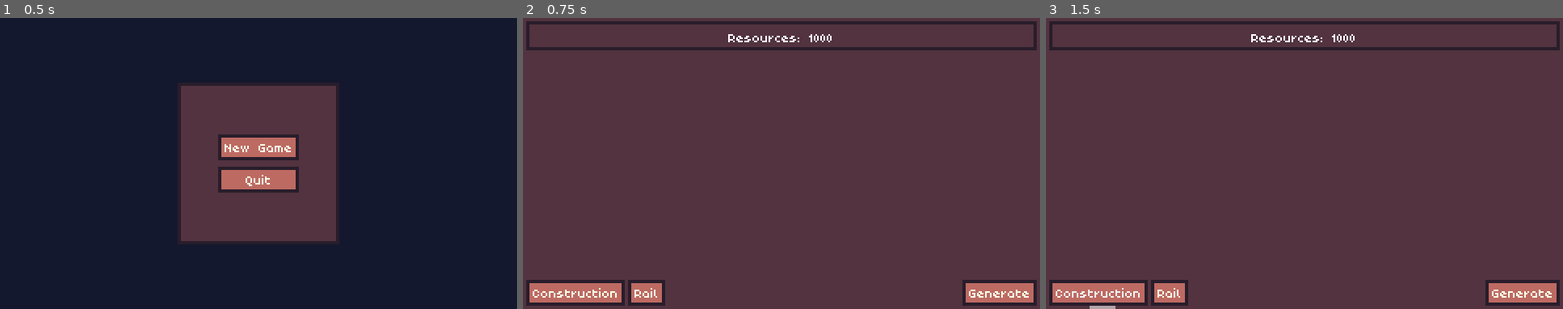
Above: before the commit, frames 1-3 (left to right).
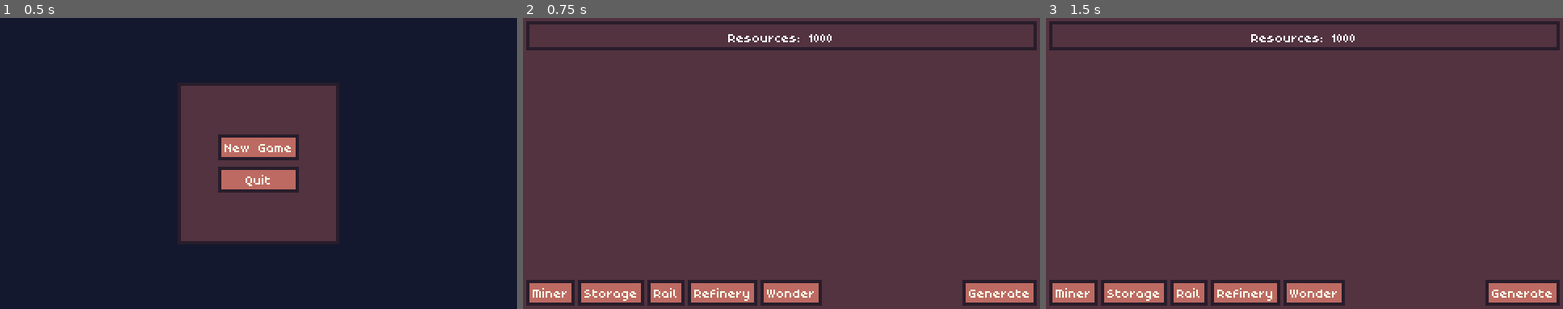
Above: after the commit, the same moments.

Repository: Byteron/floating-islands
Game: Godot game, scene res://source/menu/TitleScreen.tscn
The game is run twice, just before and just after one commit, with the same random seed, the same clock (stepped at 60 frames per second) and the same inputs.
Inputs (mouse positions are in pixels of both pictures, inside the frame that each line leads up to):
- Up to frame 1 (0.5 s): no input
- Up to frame 2 (0.75 s): click "New Game" at 0.5 s
- Up to frame 3 (1.5 s): click (1097, 291) at 1.25 s, where only the run before the commit has a clickable "Construction"

Frame 1 is identical in both runs. In frame 2, 3.3% of the frame differs, in the area x 1-58%, y 90-99%; in frame 3, 3.3%, in the area x 1-58%, y 90-100%.

Commit message:
[add] Every building definition

Diff:
--- /dev/null
+++ b/data/constructions/miner.tres
@@ -0,0 +1,20 @@
+[gd_resource type="Resource" load_steps=4 format=2]
+
+[ext_resource path="res://source/construction/ConstructionData.gd" type="Script" id=1]
+[ext_resource path="res://graphics/images/buildings/buildings done.png" type="Texture" id=2]
+
+[sub_resource type="AtlasTexture" id=1]
+atlas = ExtResource( 2 )
+region = Rect2( 32, 16, 16, 16 )
+
+[resource]
+script = ExtResource( 1 )
+id = "Miner"
+name = "Miner"
+cost = 100
+is_miner = true
+is_connector = false
+miner_radius = 1
+miner_tick_time = 4
+miner_mine_amount = 10
+texture = SubResource( 1 )
--- /dev/null
+++ b/data/constructions/refinery.tres
@@ -0,0 +1,20 @@
+[gd_resource type="Resource" load_steps=4 format=2]
+
+[ext_resource path="res://source/construction/ConstructionData.gd" type="Script" id=1]
+[ext_resource path="res://graphics/images/buildings/buildings done.png" type="Texture" id=2]
+
+[sub_resource type="AtlasTexture" id=1]
+atlas = ExtResource( 2 )
+region = Rect2( 32, 0, 32, 16 )
+
+[resource]
+script = ExtResource( 1 )
+id = "Refinery"
+name = "Refinery"
+cost = 600
+is_miner = true
+is_connector = false
+miner_radius = 1
+miner_tick_time = 5
+miner_mine_amount = 20
+texture = SubResource( 1 )
--- /dev/null
+++ b/data/constructions/storage.tres
@@ -0,0 +1,20 @@
+[gd_resource type="Resource" load_steps=4 format=2]
+
+[ext_resource path="res://source/construction/ConstructionData.gd" type="Script" id=1]
+[ext_resource path="res://graphics/images/buildings/buildings done.png" type="Texture" id=2]
+
+[sub_resource type="AtlasTexture" id=1]
+atlas = ExtResource( 2 )
+region = Rect2( 0, 0, 32, 32 )
+
+[resource]
+script = ExtResource( 1 )
+id = "Storage"
+name = "Storage"
+cost = 1000
+is_miner = false
+is_connector = false
+miner_radius = 1
+miner_tick_time = 5
+miner_mine_amount = 20
+texture = SubResource( 1 )
--- a/data/constructions/construction.tres
+++ b/data/constructions/wonder.tres
@@ -5,16 +5,16 @@
 
 [sub_resource type="AtlasTexture" id=1]
 atlas = ExtResource( 2 )
-region = Rect2( 32, 16, 16, 16 )
+region = Rect2( 64, 0, 64, 48 )
 
 [resource]
 script = ExtResource( 1 )
-id = "Construction"
-name = "Construction"
-cost = 100
-is_miner = true
+id = "Wonder"
+name = "Wonder"
+cost = 500
+is_miner = false
 is_connector = false
 miner_radius = 1
-miner_tick_time = 4
-miner_mine_amount = 10
+miner_tick_time = 5
+miner_mine_amount = 20
 texture = SubResource( 1 )
Binary file changed: graphics/images/buildings/buildings done.png
Not shown, added: graphics/images/buildings/buildings_done.png.import
